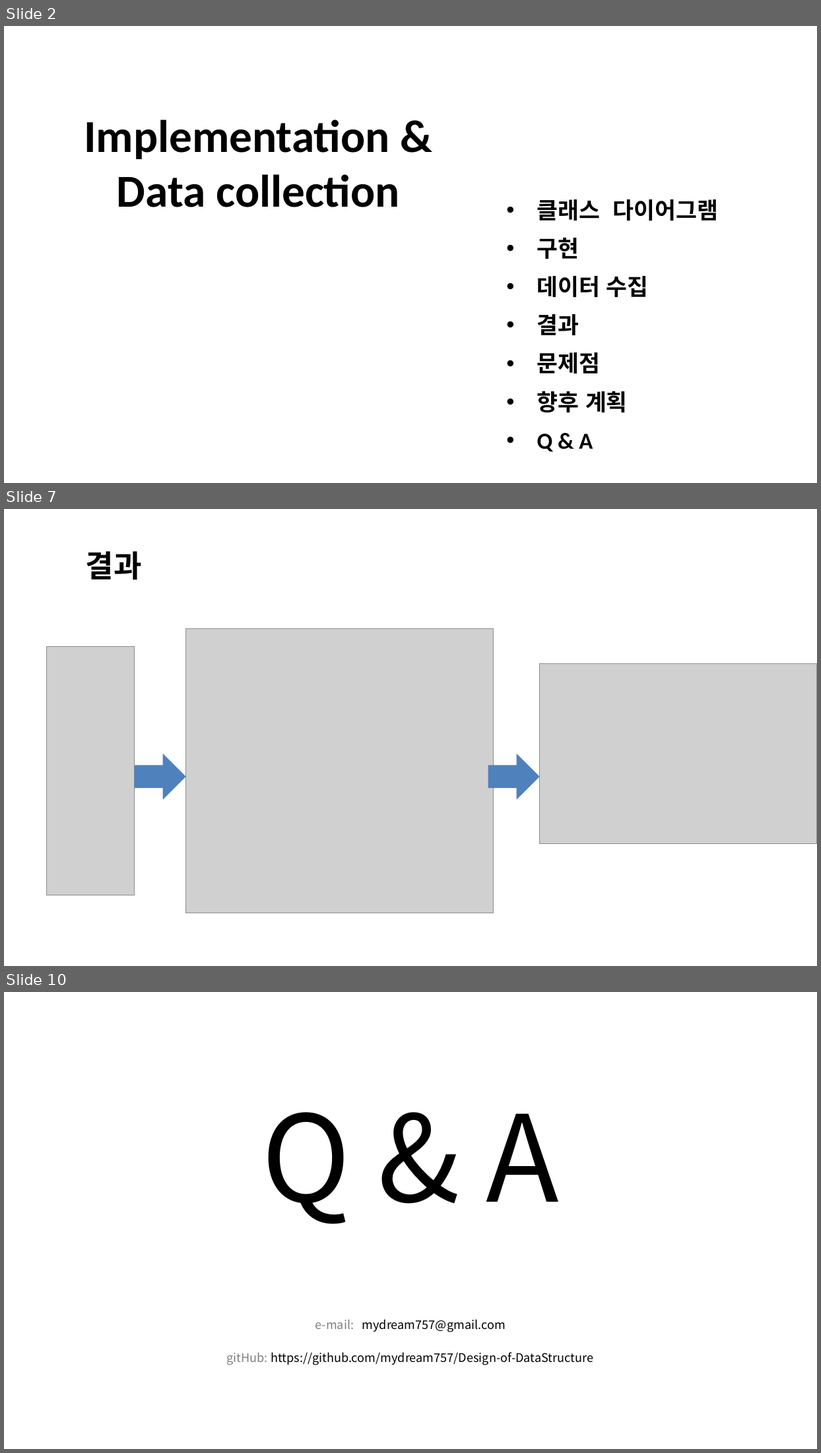
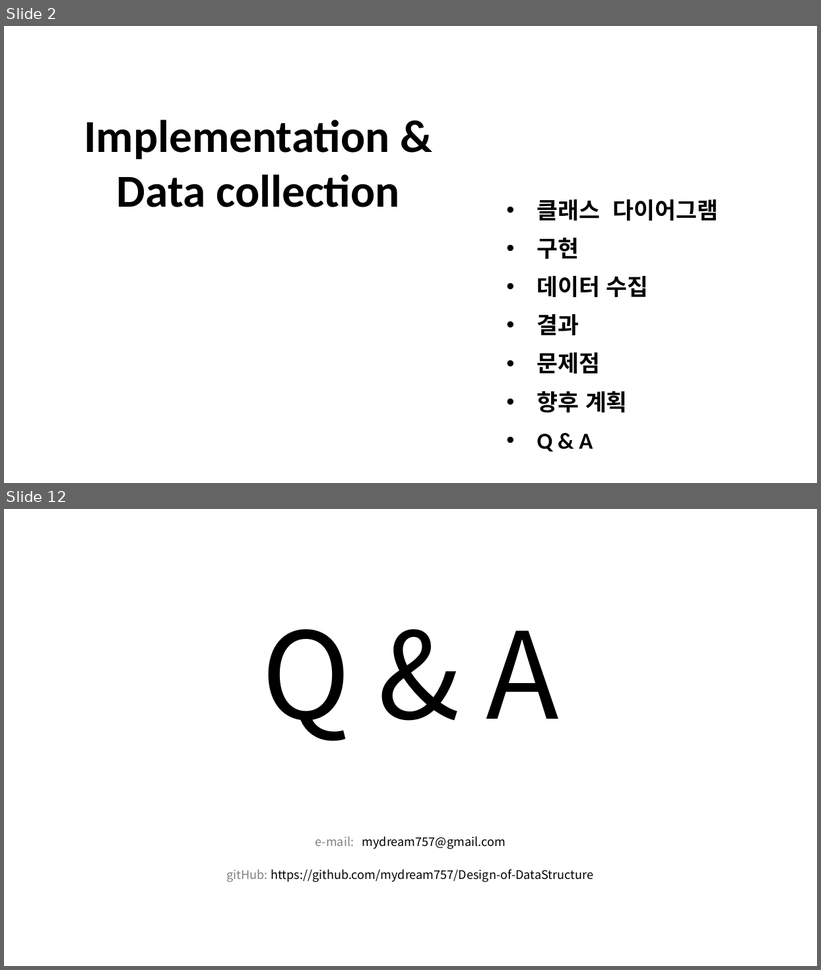
Before and after one commit to mydream757/Design-of-DataStructure, a slide deck: 3. Implementation.pptx. Shown one above the other, each under a label of ours: slides 2, 7 and 10 before the commit, slides 2 and 12 after it; the slides between them are not shown. The pictures are 821x1453 and 821x970 pixels, drawn with LibreOffice and Linux fonts; fonts in the diff are those of the drawing; grey boxes stand for pictures; background and template pictures are left out. Boxes give left, top, right and bottom in pixels: in the first picture for what was removed or moved away, otherwise in the second. Text is boxed around its words. In the diff, an @@ line names an element or a change of style, - is before the commit and + after.

```diff
--- a/3. Implementation.pptx
+++ b/3. Implementation.pptx
@@ slide 7 removed at (4,509,817,966), background picture (left out) @@
@@ text removed at (86,551,142,580) @@
-결과
@@ picture removed at (47,647,135,895) @@
@@ picture removed at (186,628,494,914) @@
@@ picture removed at (539,664,817,844) @@
@@ right arrow removed at (135,755,186,800) @@
@@ right arrow removed at (488,755,539,800) @@
@@ what was slide 10 is now slide 12 @@
```
Also in this commit, not shown: 4 slides changed, 5 slides added, 2 other slides removed.
